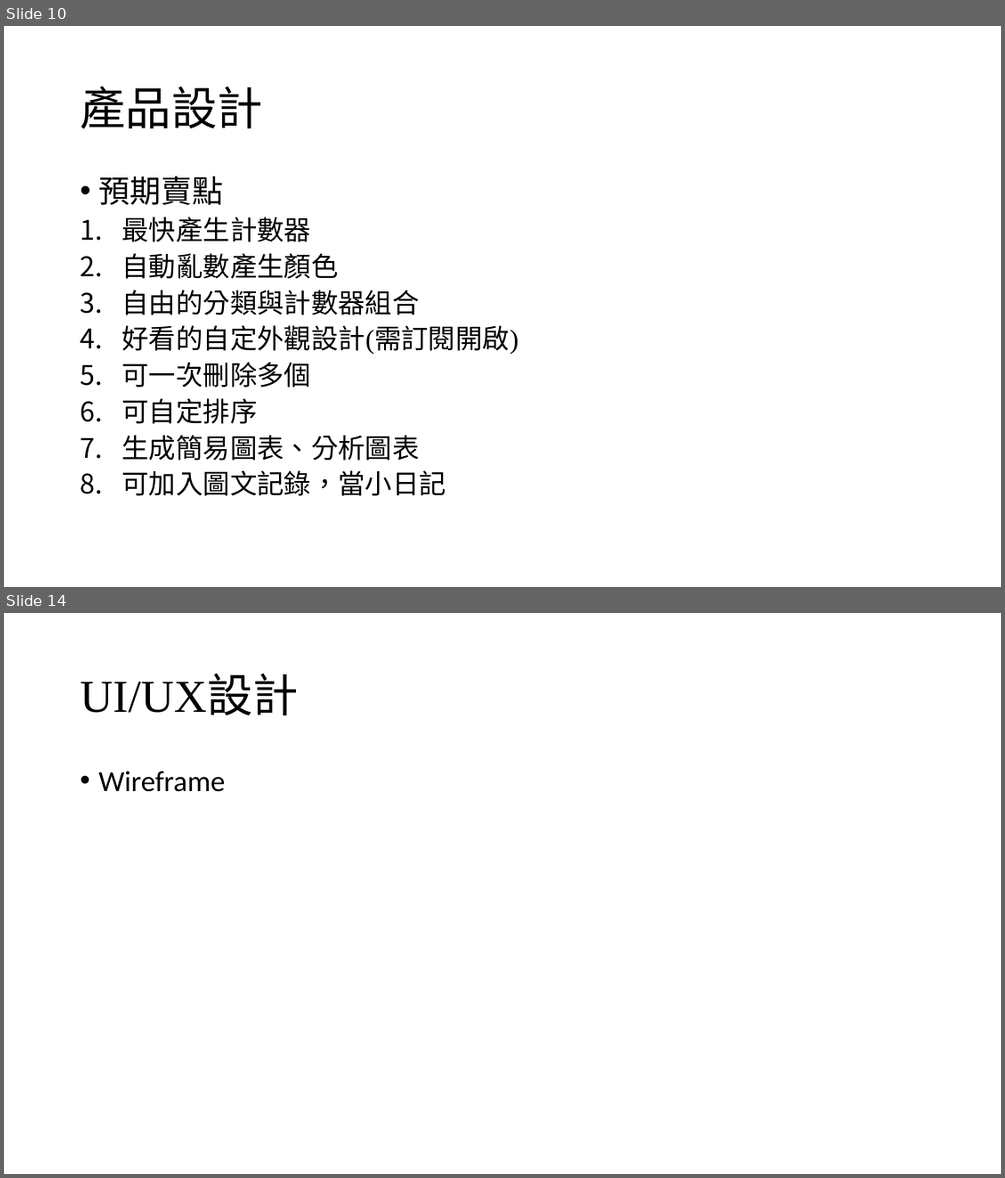
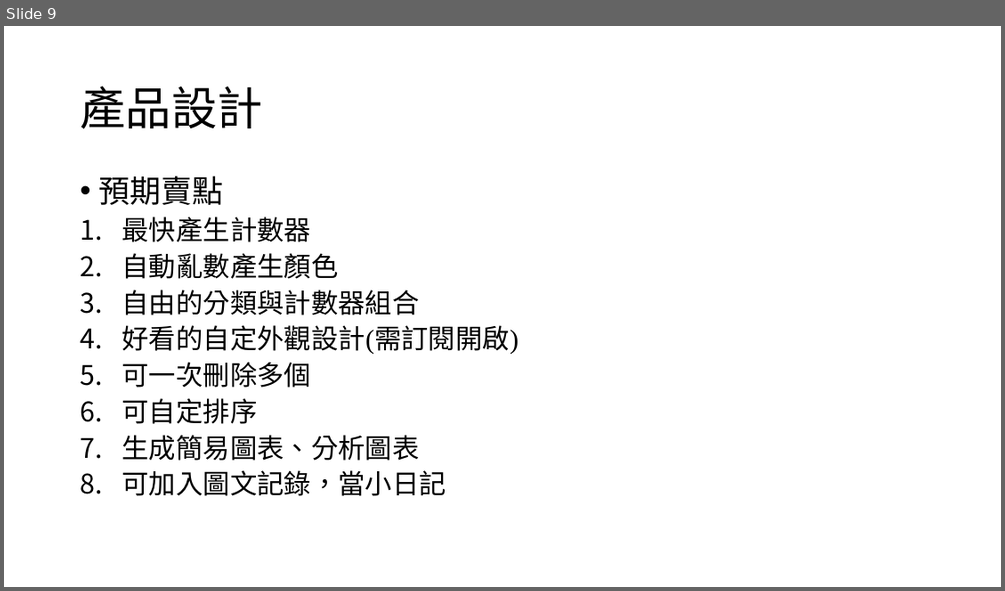
Before and after one commit to wubrother18/card_book_flutter, a slide deck: 小卡冊專案計劃.pptx. Shown one above the other, each under a label of ours: slides 10 and 14 before the commit, slide 9 after it; the slides between them are not shown. The pictures are 1005x1178 and 1005x591 pixels, drawn with LibreOffice and Linux fonts; fonts in the diff are those of the drawing. Boxes give left, top, right and bottom in pixels: in the first picture for what was removed or moved away, otherwise in the second. Text is boxed around its words. In the diff, an @@ line names an element or a change of style, - is before the commit and + after.

```diff
--- a/小卡冊專案計劃.pptx
+++ b/小卡冊專案計劃.pptx
@@ slide 14 removed at (x1=4, y1=613, x2=1001, y2=1174), background #FFFFFF @@
@@ title removed at (x1=80, y1=675, x2=298, y2=715) @@
-UI/UX設計
@@ text removed at (x1=98, y1=771, x2=225, y2=792) @@
-• Wireframe
@@ what was slide 10 is now slide 9 @@
```
Also in this commit, not shown: 7 slides changed, 2 slides added, 4 other slides removed, 5 other files.
